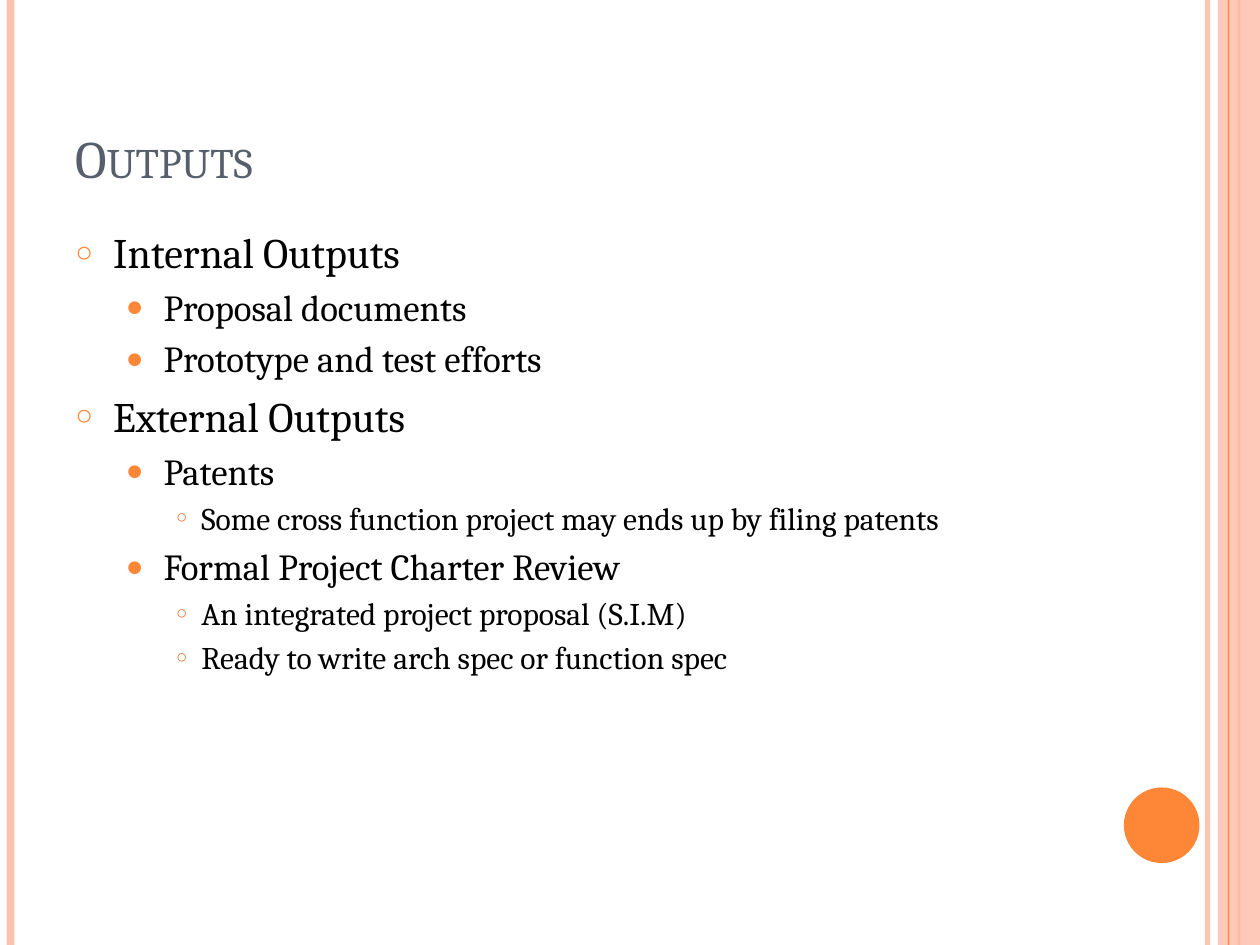
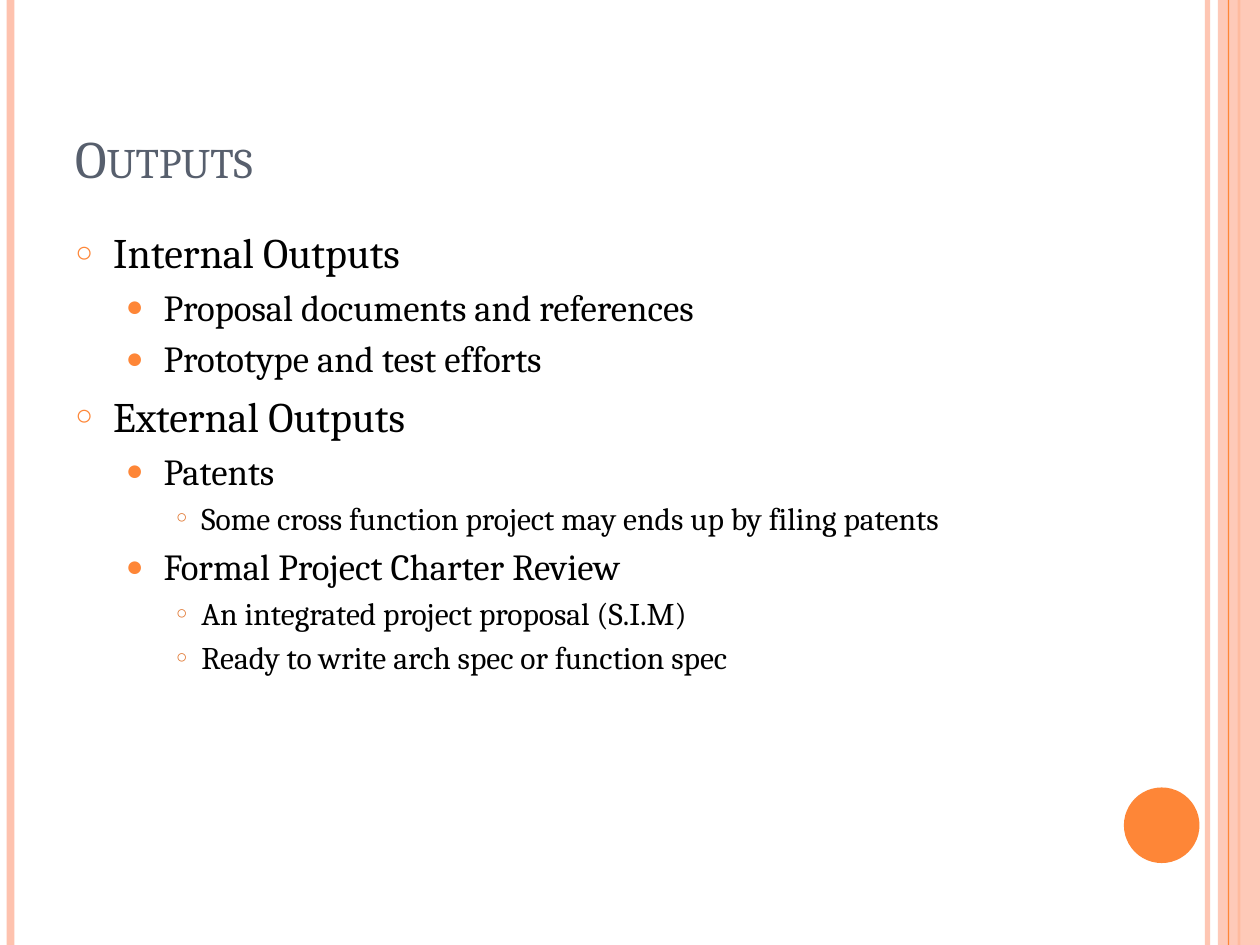
Before and after one commit to yangoliver/mydoc, a slide deck: slide 7 of slides/project_proposal_basic.pptx. Drawn at 1260x945 pixels with LibreOffice and Linux fonts; fonts in the diff are those of the drawing. Boxes give left, top, right and bottom in pixels: in the first picture for what was removed or moved away, otherwise in the second. Text is boxed around its words. In the diff, an @@ line names an element or a change of style, - is before the commit and + after.

```diff
--- a/slides/project_proposal_basic.pptx
+++ b/slides/project_proposal_basic.pptx
@@ text at [164,295,693,329]: text changed @@
-  ● Proposal documents
+  ● Proposal documents and references
```
Also in this commit, not shown: 3 other slides changed, 1 other file.
